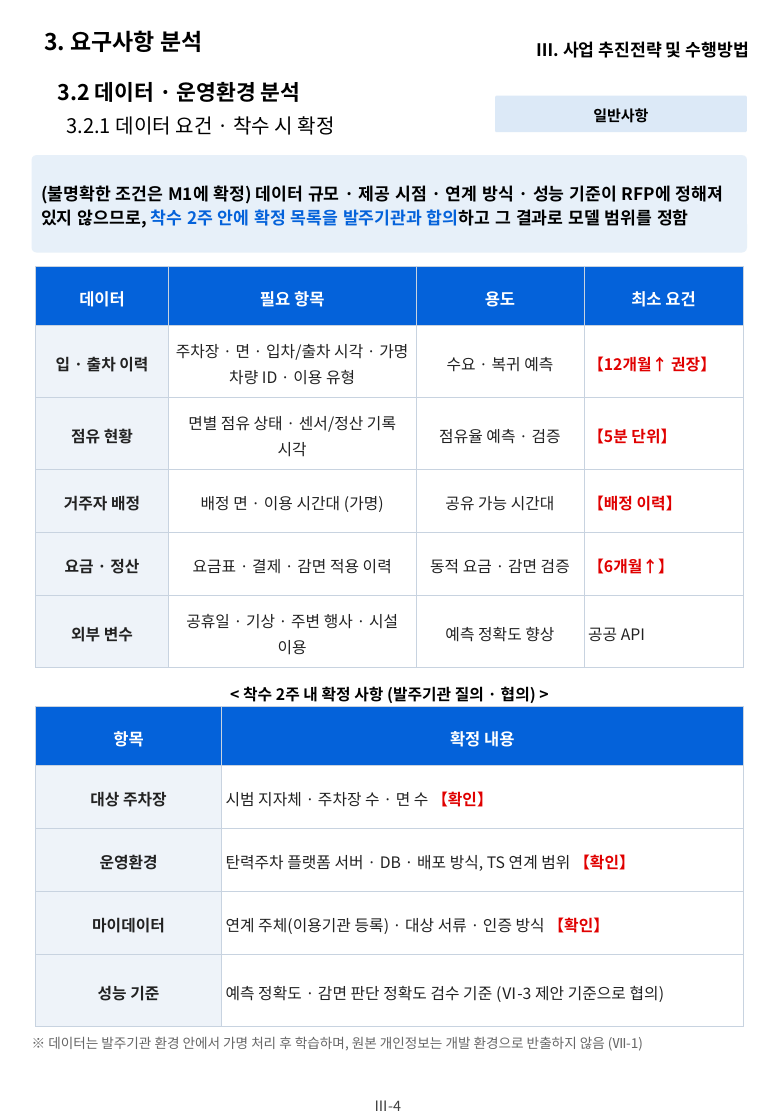
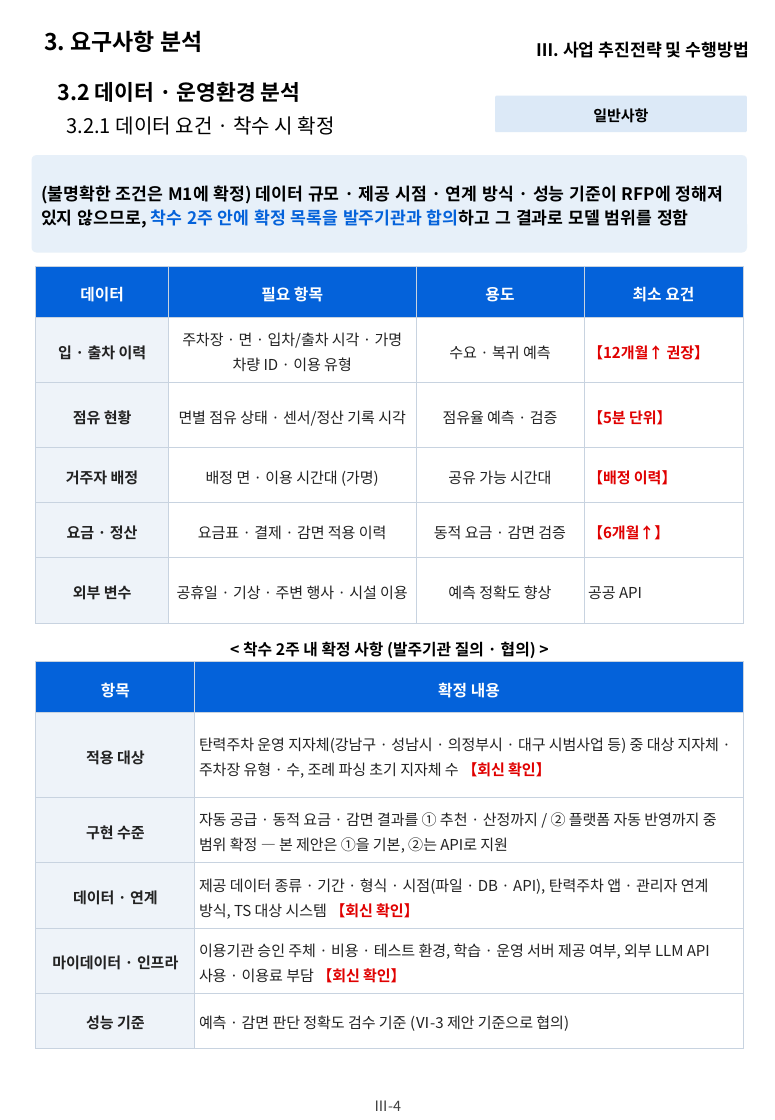
Before and after one commit to hwangsteeve-tech/hbjw, a slide deck: slide 14 of proposals/2026-11_dsit-parking-ai/dsit_proposal.pptx. Drawn at 775x1120 pixels with LibreOffice and Linux fonts; fonts in the diff are those of the drawing; background and template pictures are left out. Boxes give left, top, right and bottom in pixels: in the first picture for what was removed or moved away, otherwise in the second. Text is boxed around its words. In the diff, an @@ line names an element or a change of style, - is before the commit and + after.

```diff
--- a/proposals/2026-11_dsit-parking-ai/dsit_proposal.pptx
+++ b/proposals/2026-11_dsit-parking-ai/dsit_proposal.pptx
@@ table at bbox=[36, 267, 744, 623] @@
@@ size 11.5 to 11 pt in "데이터", "필요 항목", "용도", "최소 요건" @@
@@ size 11 to 10.5 pt @@
@@ text "< 착수 2주 내 확정 ...": place and size @@
-text "< 착수 2주 내 확정 ..." at bbox=[243, 686, 536, 703]
+text "< 착수 2주 내 확정 ..." at bbox=[243, 641, 536, 658]
@@ table at bbox=[36, 661, 744, 1048] @@
-row 2: 대상 주차장 | 시범 지자체 · 주차장 수 · 면 수 【확인】
-row 3: 운영환경 | 탄력주차 플랫폼 서버 · DB · 배포 방식, TS 연계 범위 【확인】
-row 4: 마이데이터 | 연계 주체(이용기관 등록) · 대상 서류 · 인증 방식 【확인】
-row 5: 성능 기준 | 예측 정확도 · 감면 판단 정확도 검수 기준 (Ⅵ-3 제안 기준으로 협의)
+row 2: 적용 대상 | 탄력주차 운영 지자체(강남구 · 성남시 · 의정부시 · 대구 시범사업 등) 중 대상 지자체 · 주차장 유형 · 수, 조례 파싱 초기 지자체 수 【회신 확인】
+row 3: 구현 수준 | 자동 공급 · 동적 요금 · 감면 결과를 ① 추천 · 산정까지 / ② 플랫폼 자동 반영까지 중 범위 확정 — 본 제안은 ①을 기본, ②는 API로 지원
+row 4: 데이터 · 연계 | 제공 데이터 종류 · 기간 · 형식 · 시점(파일 · DB · API), 탄력주차 앱 · 관리자 연계 방식, TS 대상 시스템 【회신 확인】
+row 5: 마이데이터 · 인프라 | 이용기관 승인 주체 · 비용 · 테스트 환경, 학습 · 운영 서버 제공 여부, 외부 LLM API 사용 · 이용료 부담 【회신 확인】
+row 6: 성능 기준 | 예측 · 감면 판단 정확도 검수 기준 (Ⅵ-3 제안 기준으로 협의)
@@ table: place and size @@
-table at bbox=[36, 706, 744, 1026]
+table at bbox=[36, 661, 744, 1048]
@@ text removed at bbox=[48, 1036, 643, 1051] @@
-※ 데이터는 발주기관 환경 안에서 가명 처리 후 학습하며, 원본 개인정보는 개발 환경으로 반출하지 않음 (Ⅶ-1)
```
Also in this commit, not shown: 3 other slides changed, 1 other file.
